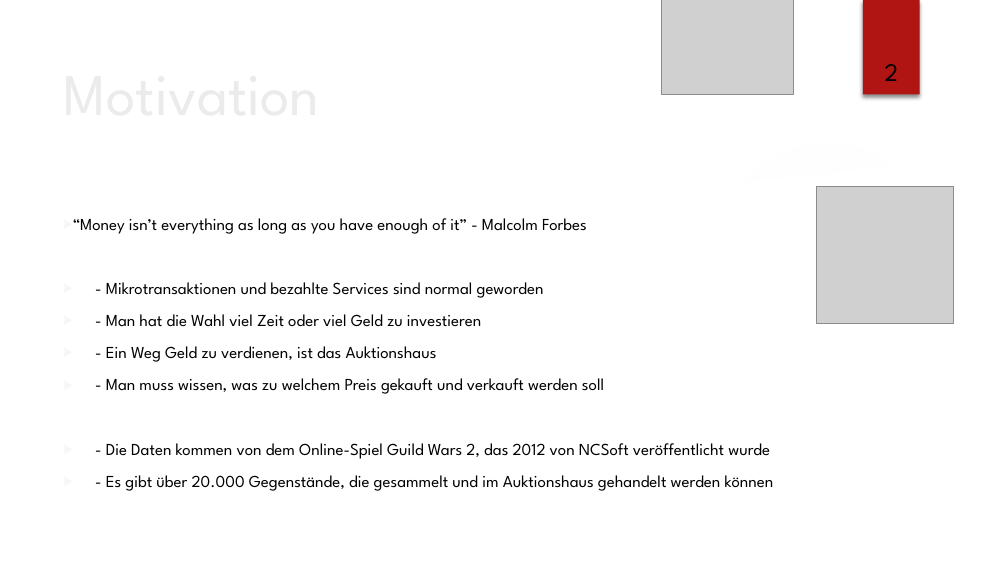
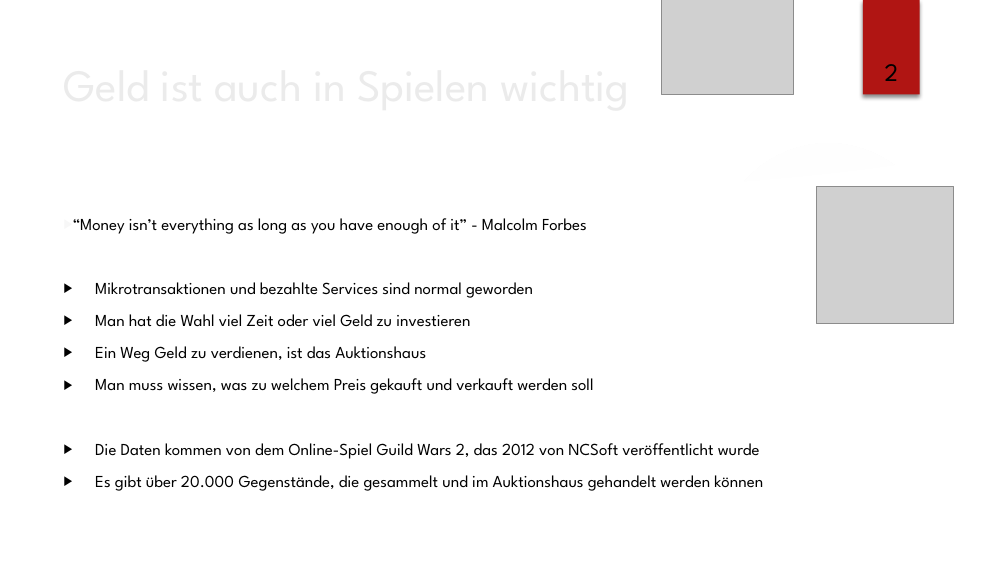
Before and after one commit to lz039/Gw2Trading, a slide deck: slide 2 of reports/presentation_custom_design.pptx. Drawn at 1008x567 pixels with LibreOffice and Linux fonts; fonts in the diff are those of the drawing; grey boxes stand for pictures; background and template pictures are left out. Boxes give left, top, right and bottom in pixels: in the first picture for what was removed or moved away, otherwise in the second. Text is boxed around its words. In the diff, an @@ line names an element or a change of style, - is before the commit and + after.

Commit message:
more presentation updates

```diff
--- a/reports/presentation_custom_design.pptx
+++ b/reports/presentation_custom_design.pptx
@@ text at (95, 282, 763, 491): text changed @@
-▶ - Mikrotransaktionen und bezahlte Services sind normal geworden
-▶ - Man hat die Wahl viel Zeit oder viel Geld zu investieren
-▶ - Ein Weg Geld zu verdienen, ist das Auktionshaus
-▶ - Man muss wissen, was zu welchem Preis gekauft und verkauft werden soll
-▶ - Die Daten kommen von dem Online-Spiel Guild Wars 2, das 2012 von NCSoft veröffentlicht wurde
-▶ - Es gibt über 20.000 Gegenstände, die gesammelt und im Auktionshaus gehandelt werden können
+▶ Mikrotransaktionen und bezahlte Services sind normal geworden
+▶ Man hat die Wahl viel Zeit oder viel Geld zu investieren
+▶ Ein Weg Geld zu verdienen, ist das Auktionshaus
+▶ Man muss wissen, was zu welchem Preis gekauft und verkauft werden soll
+▶ Die Daten kommen von dem Online-Spiel Guild Wars 2, das 2012 von NCSoft veröffentlicht wurde
+▶ Es gibt über 20.000 Gegenstände, die gesammelt und im Auktionshaus gehandelt werden können
@@ title at (287, 314, 372, 359): text changed; size 42 to 32 pt @@
-Motivation
+Geld ist auch in Spielen wichtig
```
Also in this commit, not shown: 17 other slides changed.
